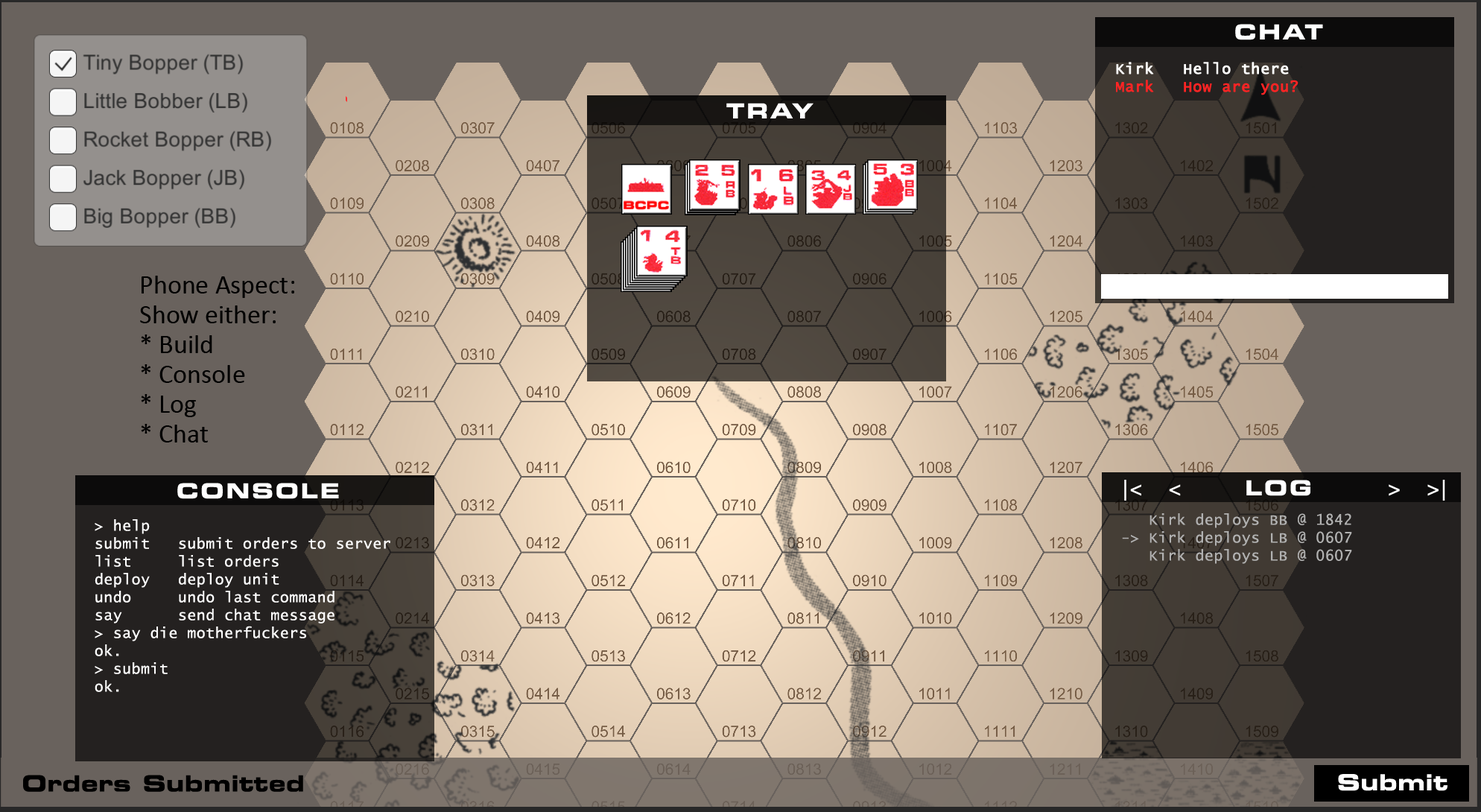
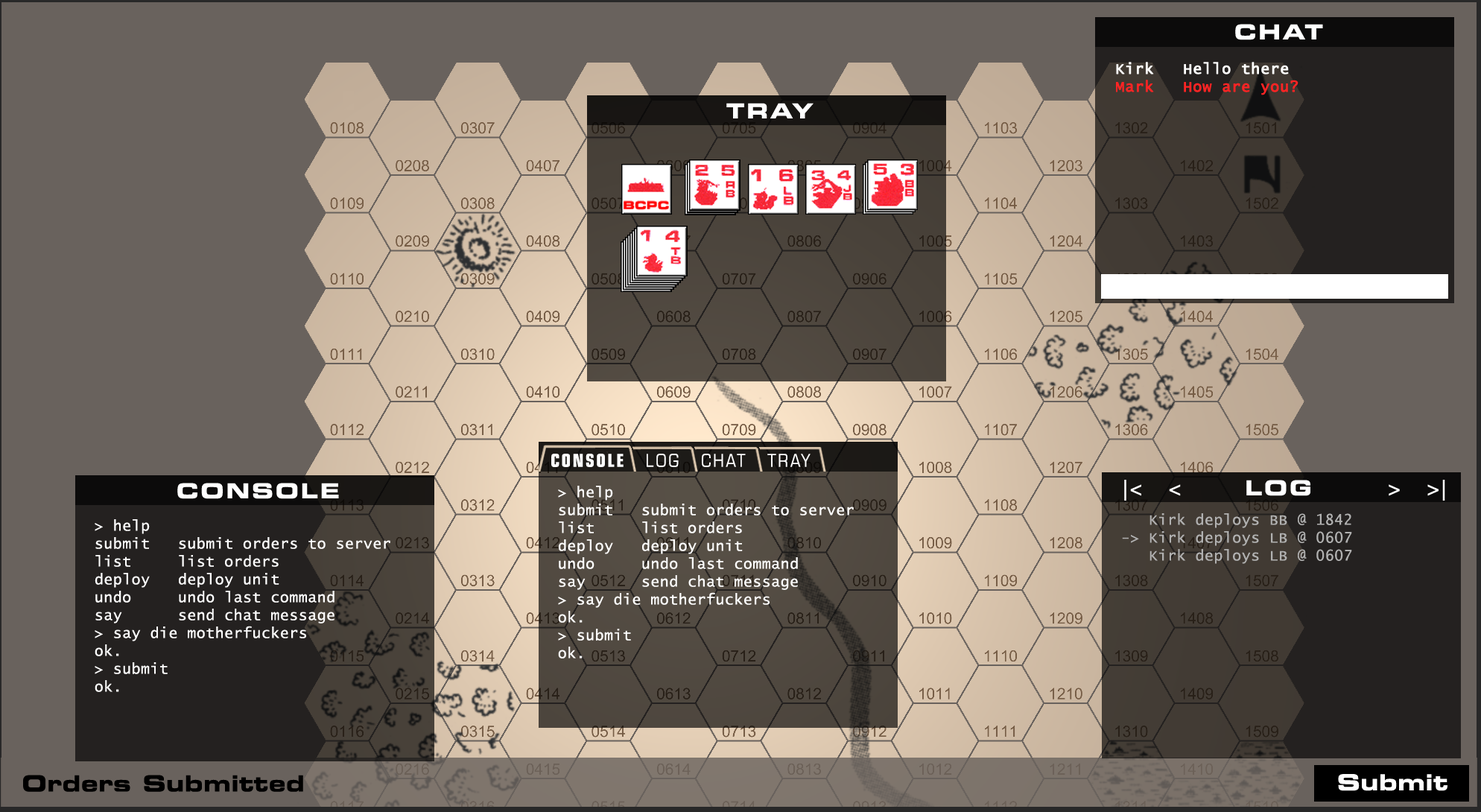
Layered file, before and after one edit (1481px x 812px). Changes by layer:
removed layer "Phone Aspect: Show either: * Build * Console * Log * Chat" over (140, 275, 295, 443)
added group "Tabbed Window" with 7 layers above "Console Window" over (537, 441, 898, 729)
added layer "Layer 6 copy 13" in group "Tabbed Window" over (537, 444, 827, 472)
added layer "CONSOLE LOG CHAT TRAY" in group "Tabbed Window" over (551, 453, 811, 468)
added layer "Layer 4 copy 4" (1st of 2, in "Tabbed Window") (66%) in group "Tabbed Window" over (538, 441, 898, 472)
added layer "> help submit submit orders to server list list orders de" (1st of 2, in "Tabbed Window") in group "Tabbed Window" over (558, 485, 855, 659)
added layer "Layer 4" (3rd of 4, in "Tabbed Window") (66%) in group "Tabbed Window" over (538, 441, 898, 729)
painted on "Layer 1" over (33, 34, 348, 258)
